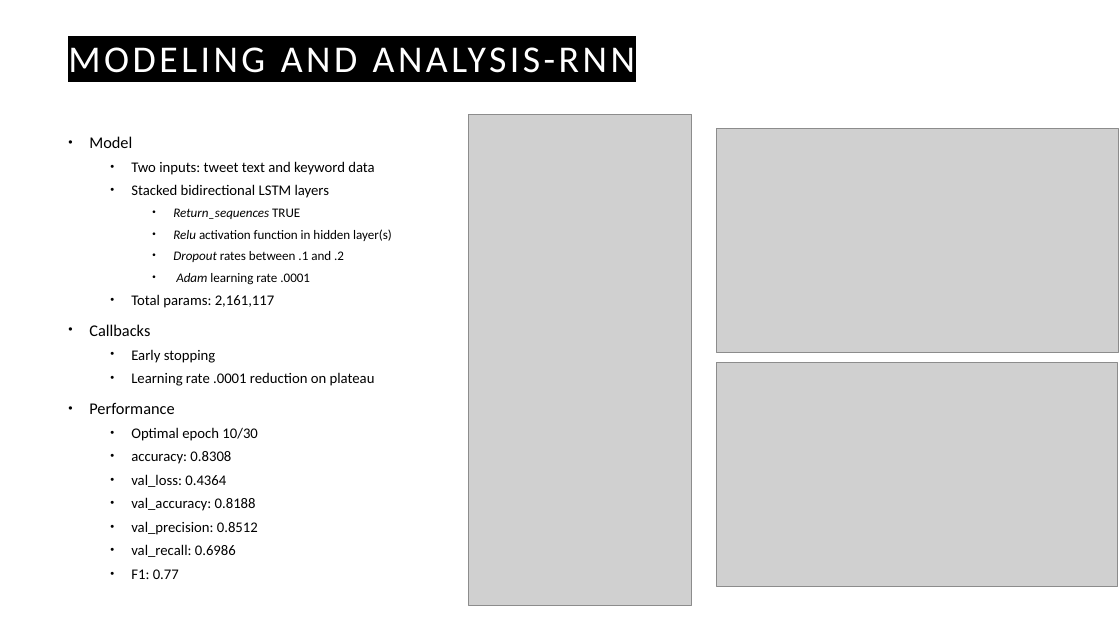
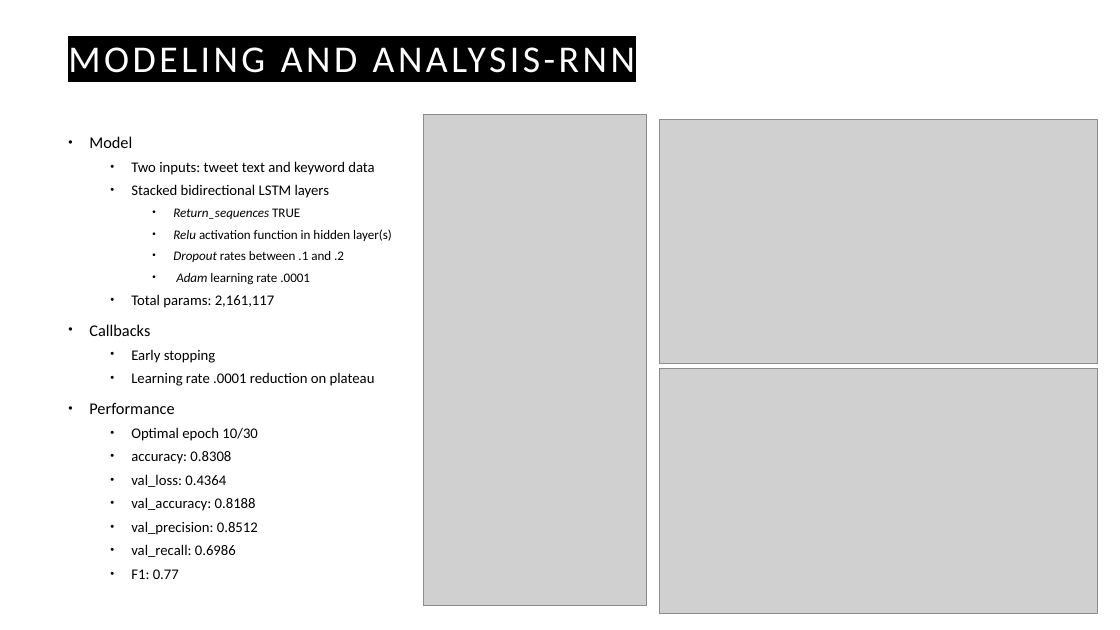
Before and after one commit to eitanaka/DATS6202_Final_Project, a slide deck: slide 5 of DATS6202_Final_Project_Presentation_NLP_draft.pptx. Drawn at 1120x630 pixels with LibreOffice and Linux fonts; fonts in the diff are those of the drawing; grey boxes stand for pictures. Boxes give left, top, right and bottom in pixels: in the first picture for what was removed or moved away, otherwise in the second. Text is boxed around its words. In the diff, an @@ line names an element or a change of style, - is before the commit and + after.

```diff
--- a/DATS6202_Final_Project_Presentation_NLP_draft.pptx
+++ b/DATS6202_Final_Project_Presentation_NLP_draft.pptx
@@ picture: place and size @@
-picture at <box>469,114,692,606</box>
+picture at <box>423,114,647,606</box>
@@ picture: place and size @@
-picture at <box>717,129,1118,353</box>
+picture at <box>660,119,1097,364</box>
@@ picture: place and size @@
-picture at <box>717,362,1118,586</box>
+picture at <box>660,369,1097,613</box>
```
